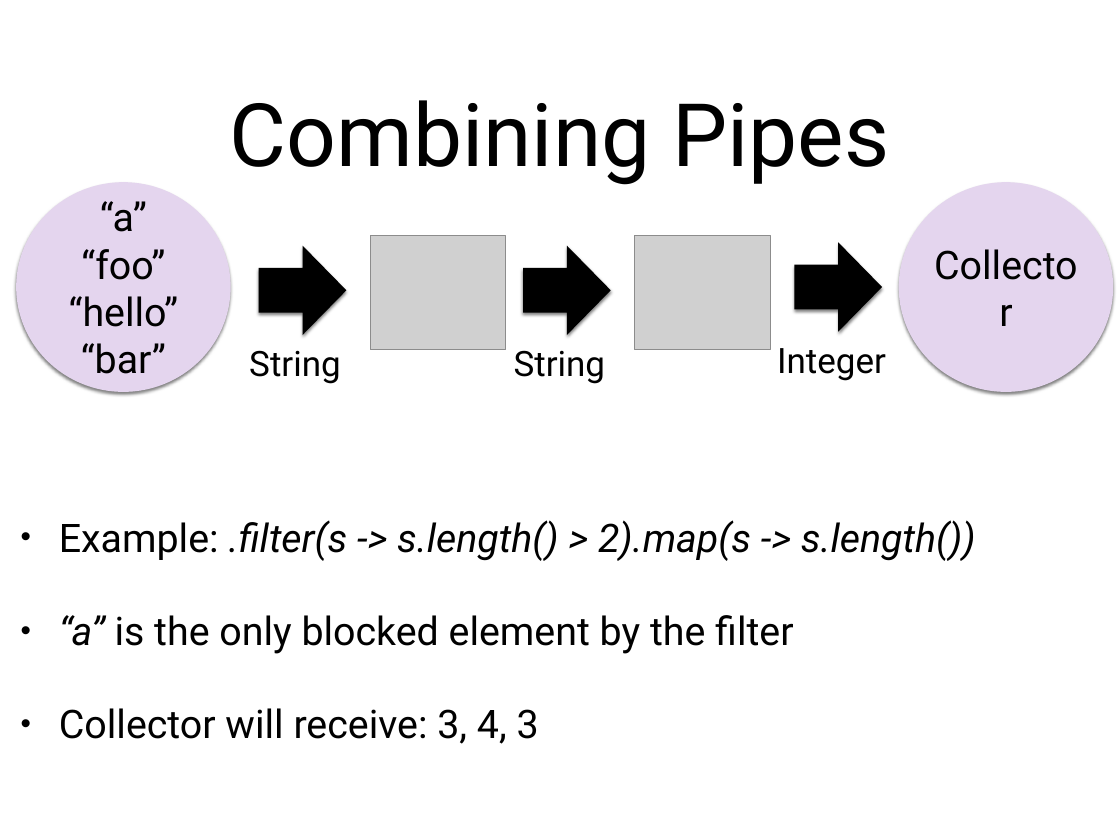
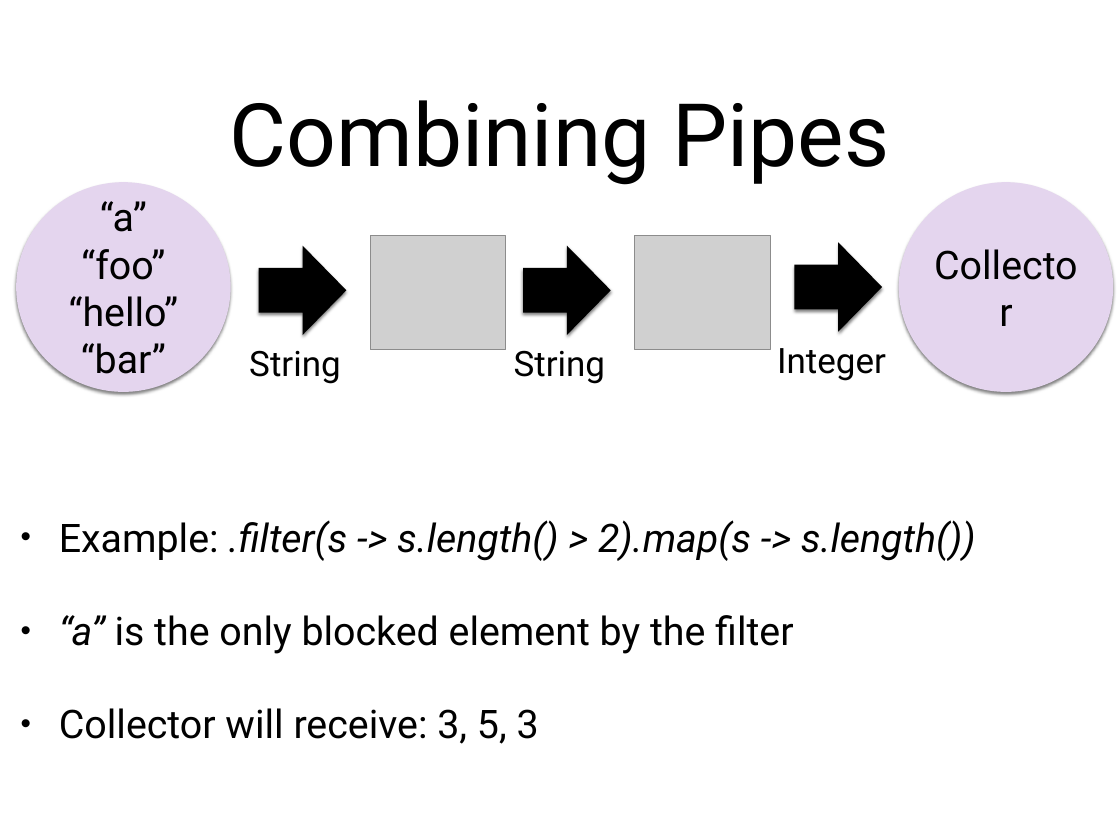
Before and after one commit to arcuri82/algorithms, a slide deck: slide 19 of docs/slides/07/07_streams.pptx. Drawn at 1120x840 pixels with LibreOffice and Linux fonts; fonts in the diff are those of the drawing; grey boxes stand for pictures. Boxes give left, top, right and bottom in pixels: in the first picture for what was removed or moved away, otherwise in the second. Text is boxed around its words. In the diff, an @@ line names an element or a change of style, - is before the commit and + after.

```diff
--- a/docs/slides/07/07_streams.pptx
+++ b/docs/slides/07/07_streams.pptx
@@ text at [59,708,539,744]: text changed @@
-• Collector will receive: 3, 4, 3
+• Collector will receive: 3, 5, 3
```
Also in this commit, not shown: 1 other slide changed, 1 other file.
